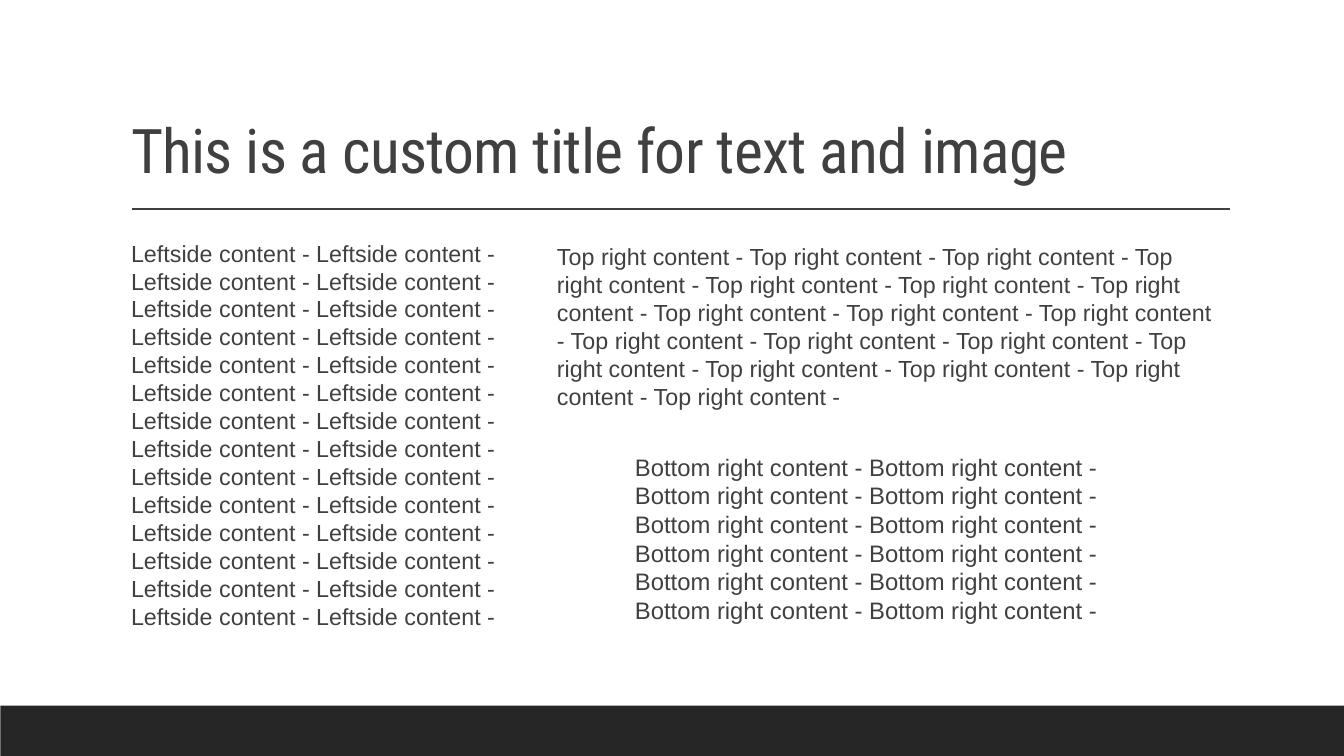
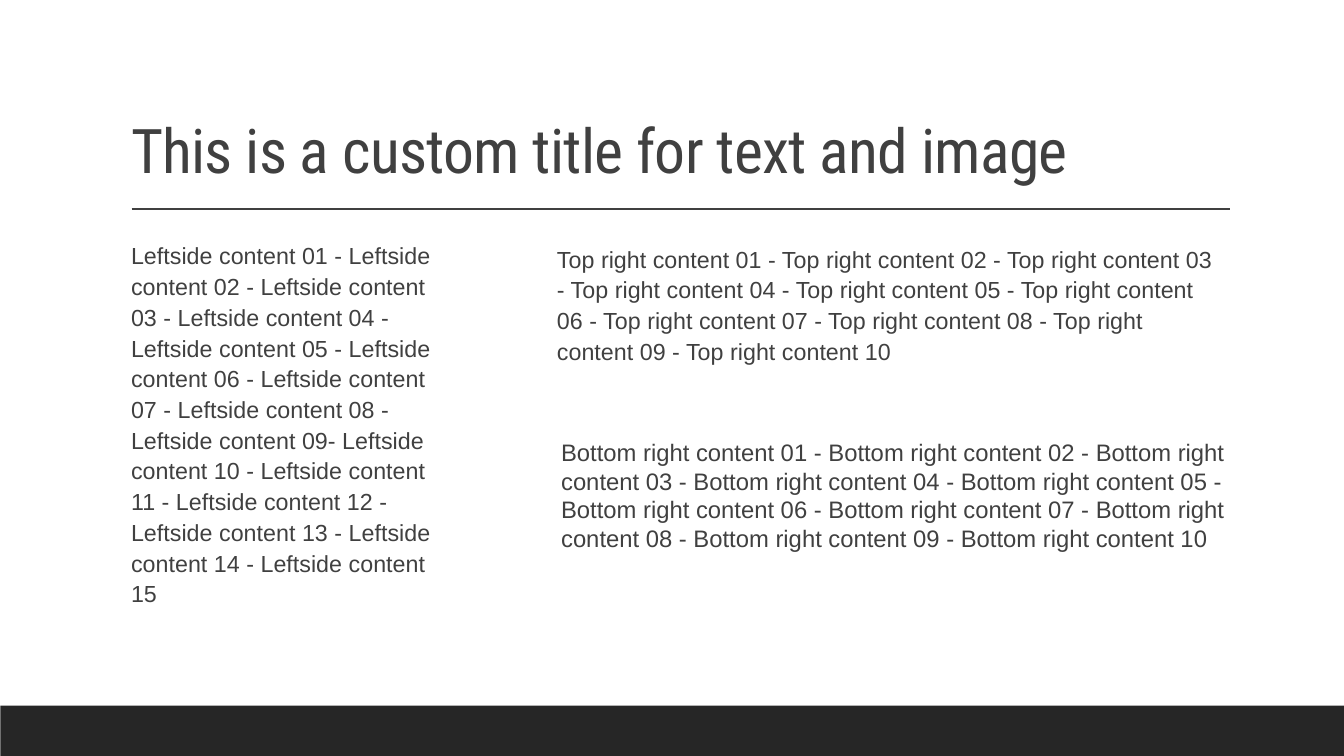
Before and after one commit to sebastiandres/pptx_to_RISE, a slide deck: slide 6 of example_2/simple.pptx. Drawn at 1344x756 pixels with LibreOffice and Linux fonts; fonts in the diff are those of the drawing. Boxes give left, top, right and bottom in pixels: in the first picture for what was removed or moved away, otherwise in the second. Text is boxed around its words. In the diff, an @@ line names an element or a change of style, - is before the commit and + after.

Commit message:
Improved version with  left-right columns

```diff
--- a/example_2/simple.pptx
+++ b/example_2/simple.pptx
@@ text at (131, 247, 431, 602): text changed @@
-  Leftside content - Leftside content - Leftside content - Leftside content - Leftside content - Leftside content - Leftside content - Leftside content - Leftside content - Leftside content - Leftside content - Leftside content - Leftside content - Leftside content - Leftside content - Leftside content - Leftside content - Leftside content - Leftside content - Leftside content - Leftside content - Leftside content - Leftside content - Leftside content - Leftside content - Leftside content - Leftside content - Leftside content -
+  Leftside content 01 - Leftside content 02 - Leftside content 03 - Leftside content 04 - Leftside content 05 - Leftside content 06 - Leftside content 07 - Leftside content 08 - Leftside content 09- Leftside content 10 - Leftside content 11 - Leftside content 12 - Leftside content 13 - Leftside content 14 - Leftside content 15
@@ text at (557, 251, 1212, 365): text changed @@
-  Top right content - Top right content - Top right content - Top right content - Top right content - Top right content - Top right content - Top right content - Top right content - Top right content - Top right content - Top right content - Top right content - Top right content - Top right content - Top right content - Top right content - Top right content -
+  Top right content 01 - Top right content 02 - Top right content 03 - Top right content 04 - Top right content 05 - Top right content 06 - Top right content 07 - Top right content 08 - Top right content 09 - Top right content 10
@@ text at (561, 443, 1224, 552): text changed @@
-Bottom right content - Bottom right content - Bottom right content - Bottom right content - Bottom right content - Bottom right content - Bottom right content - Bottom right content - Bottom right content - Bottom right content - Bottom right content - Bottom right content -
+Bottom right content 01 - Bottom right content 02 - Bottom right content 03 - Bottom right content 04 - Bottom right content 05 - Bottom right content 06 - Bottom right content 07 - Bottom right content 08 - Bottom right content 09 - Bottom right content 10
```
Also in this commit, not shown: 4 other files.
